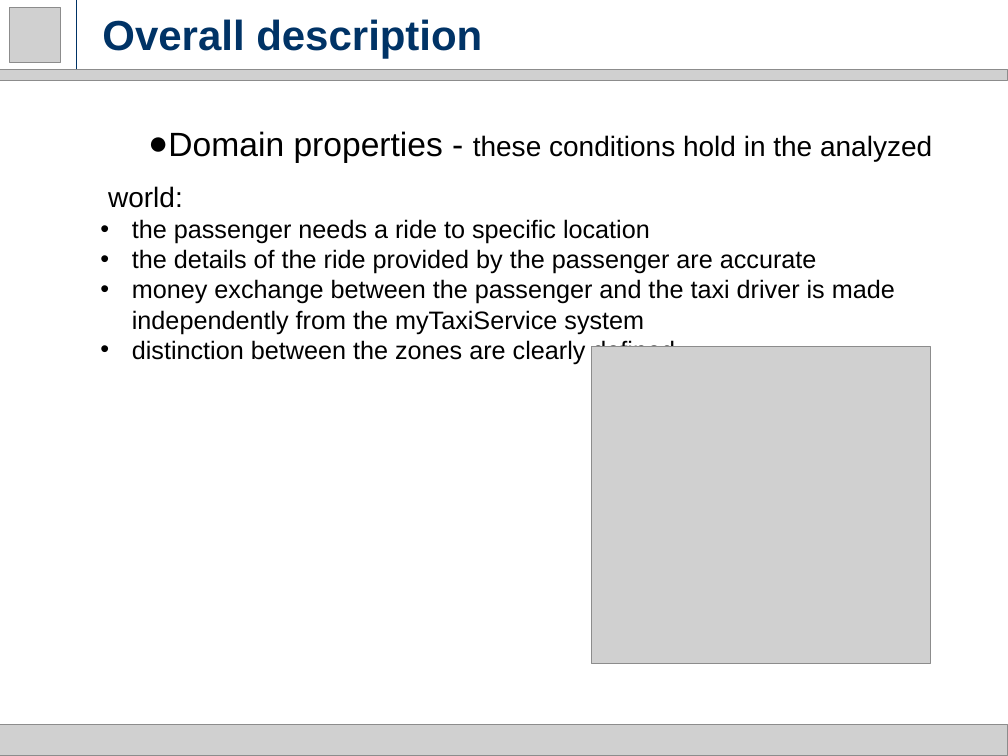
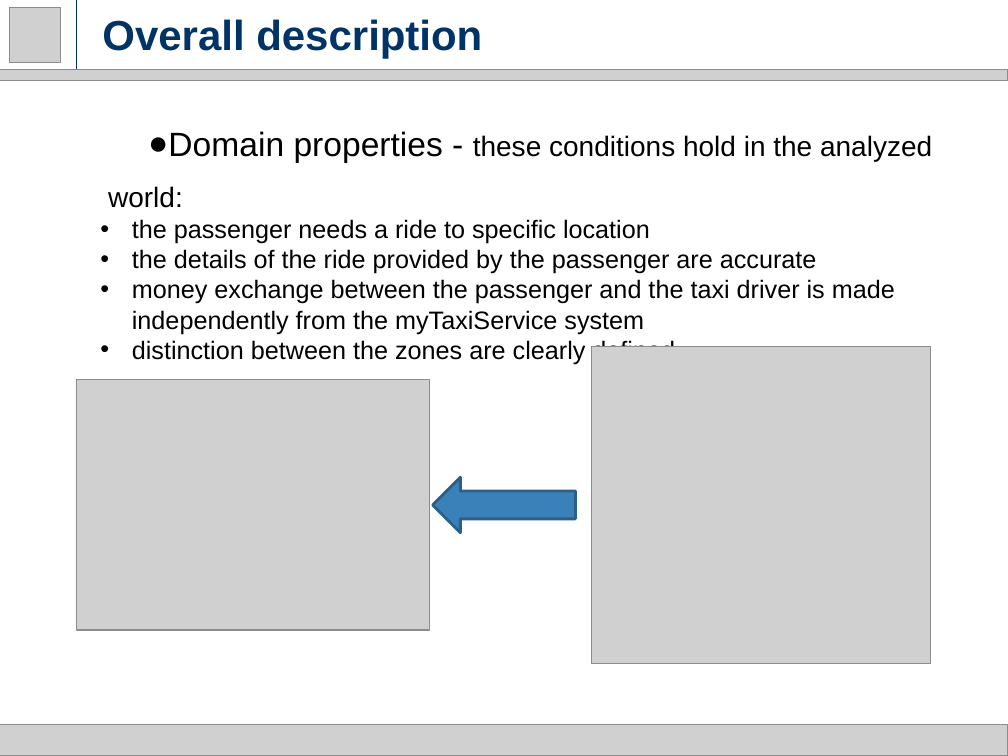
Before and after one commit to milica13629/SW2015, a slide deck: slide 6 of RASD.pptx. Drawn at 1008x756 pixels with LibreOffice and Linux fonts; fonts in the diff are those of the drawing; grey boxes stand for pictures. Boxes give left, top, right and bottom in pixels: in the first picture for what was removed or moved away, otherwise in the second. Text is boxed around its words. In the diff, an @@ line names an element or a change of style, - is before the commit and + after.

```diff
--- a/RASD.pptx
+++ b/RASD.pptx
@@ picture added at bbox=[77, 380, 430, 630] @@
@@ down arrow added at bbox=[432, 477, 575, 533], fill #3A81BA, outline #2B5F8A 2 pt @@
```
Also in this commit, not shown: 10 other slides changed, 11 slides added, 1 slide removed.
